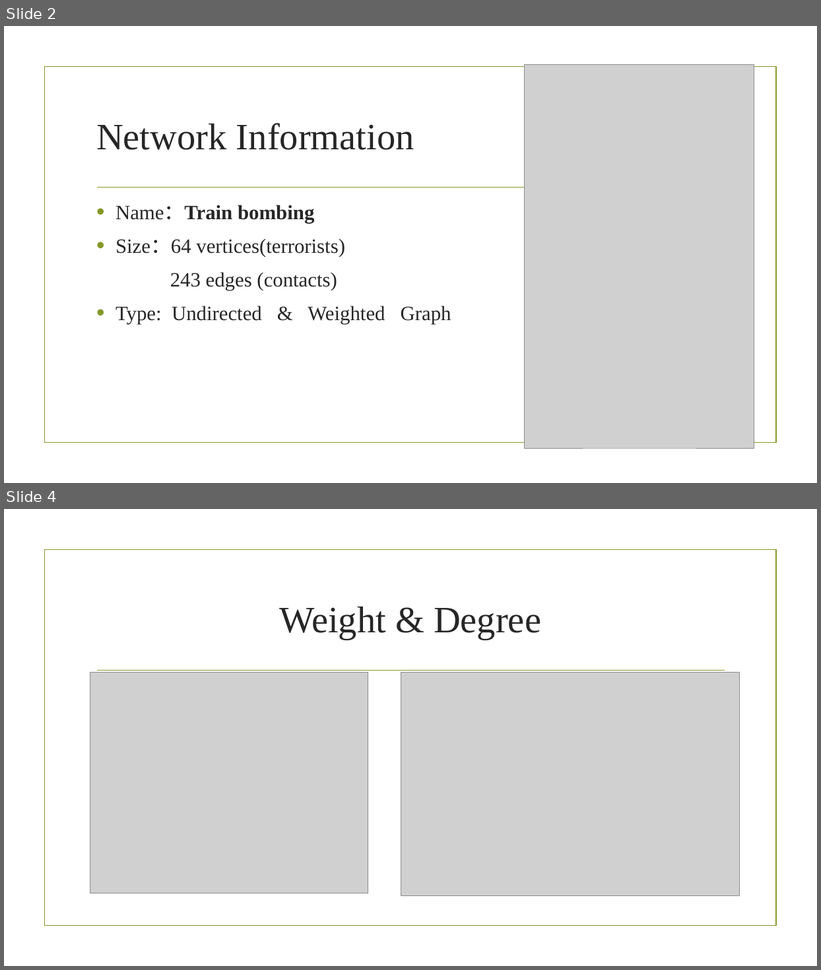
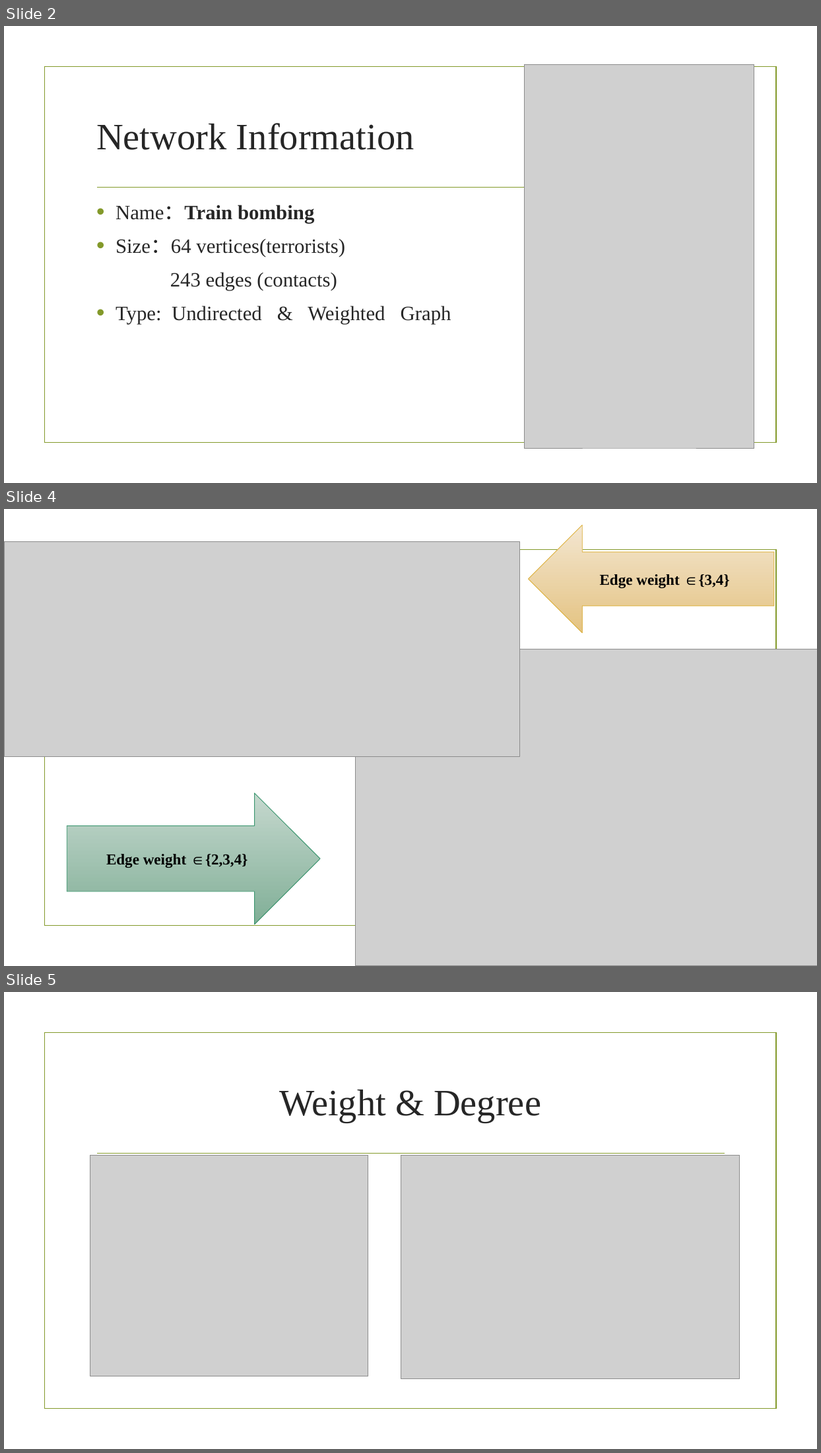
Before and after one commit to stevenyvette/train-bombing, a slide deck: 11.30组会.pptx. Shown one above the other, each under a label of ours: slides 2 and 4 before the commit, slides 2, 4 and 5 after it; the slides between them are not shown. The pictures are 821x970 and 821x1453 pixels, drawn with LibreOffice and Linux fonts; fonts in the diff are those of the drawing; grey boxes stand for pictures; background and template pictures are left out. Boxes give left, top, right and bottom in pixels: in the first picture for what was removed or moved away, otherwise in the second. Text is boxed around its words. In the diff, an @@ line names an element or a change of style, - is before the commit and + after.

```diff
--- a/11.30组会.pptx
+++ b/11.30组会.pptx
@@ slide 4 added at [4,509,817,966], background picture (left out); not listed: 2 template elements that a slide beside it also shows @@
@@ left arrow added at [529,525,774,633], fill gradient #F4E7D1 to #E4C482, outline #DEB340 0.75 pt, 18 pt, text #000000, bold @@
+Edge weight ∈{3,4}
@@ picture added at [4,542,520,757] @@
@@ picture added at [355,650,817,966] @@
@@ right arrow added at [67,793,320,924], fill gradient #C6D8CE to #81B098, outline #3C9770 0.75 pt, 18 pt, text #000000, bold @@
+Edge weight ∈{2,3,4}
@@ what was slide 4 is now slide 5 @@
```
Also in this commit, not shown: 2 slides changed.
